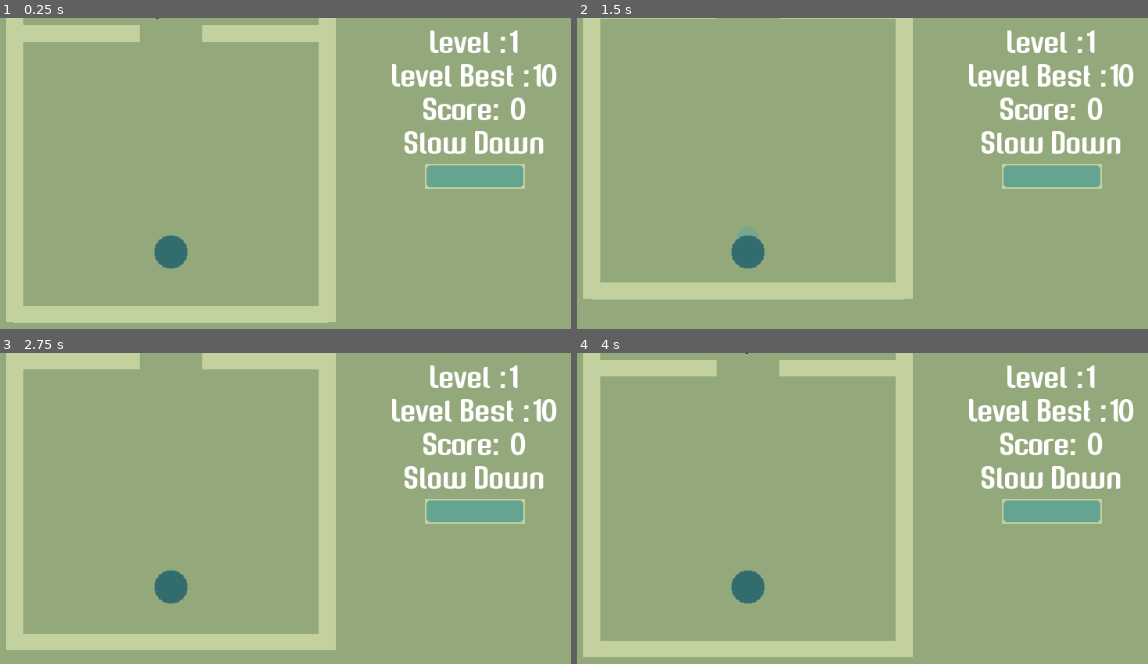
Above: before the commit, frames 1-4 (two rows, left to right).
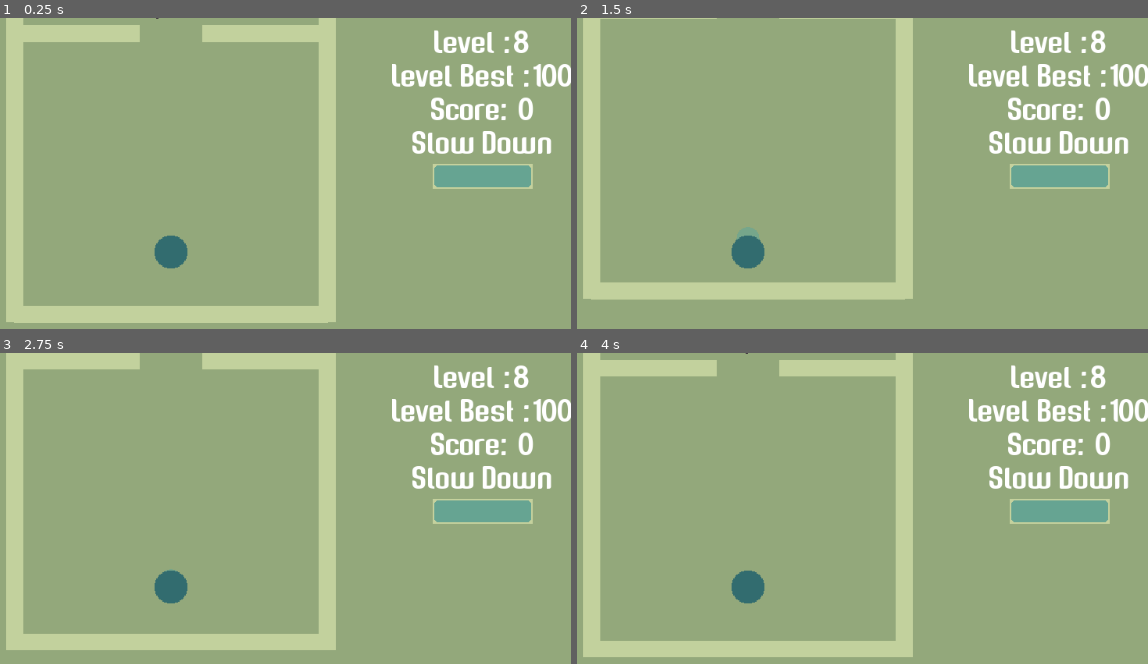
Above: after the commit, the same moments.

Repository: CoderJet/MGJ-2019
Game: Godot game, scene res://src/scenes/world-8.tscn
Two runs of this game, one before a commit and one after it. Both use one fixed random seed, a clock stepped at 60 frames per second and the inputs below. After the commit the project has no main scene; this scene is started directly in both runs.
Inputs (mouse positions are in pixels of both pictures, inside the frame that each line leads up to):
- Up to frame 1 (0.25 s): no input
- Up to frame 2 (1.5 s): move the mouse to (748, 282) at 0.52 s; click (748, 282) at 0.67 s; move the mouse to (588, 276) at 1.27 s; click (588, 276) at 1.42 s
- Up to frame 3 (2.75 s): move the mouse to (251, 483) at 2.02 s; click (251, 483) at 2.17 s
- Up to frame 4 (4 s): tap Enter at 2.75 s; move the mouse to (outside the picture) at 2.77 s; click (outside the picture) at 2.92 s; tap Space at 3.5 s; move the mouse to (988, 657) at 3.52 s; click (988, 657) at 3.67 s

The runs differ from the first frame. In frame 1, 2.6% of the frame differs, in the area x 70-100%, y 3-55%; in frame 2, 2.6%; in frame 3, 2.6%; in frame 4, 2.6%.

Commit message:
More worlds!

Diff:
--- a/project.godot
+++ b/project.godot
@@ -27,16 +27,12 @@
 [application]
 
 config/name="MGJ-2019"
-run/main_scene="res://src/scenes/world-8.tscn"
+run/main_scene="res://src/scenes/world.tscn"
 config/icon="res://icon.png"
 
 [autoload]
 
 globals="*res://src/globals/globals.gd"
-
-[display]
-
-window/size/always_on_top=true
 
 [input]
 
--- a/src/globals/globals.gd
+++ b/src/globals/globals.gd
@@ -7,29 +7,47 @@
 		2 : Level.new(),
 		3 : Level.new(),
 		4 : Level.new(),
-		5 : Level.new()
+		5 : Level.new(),
+		6 : Level.new(),
+		7 : Level.new(),
+		8 : Level.new()
 	}
 
 func _ready() -> void:
 	level_details[1].level_no = 1
-	level_details[1].level_best = 10
+	level_details[1].level_best = 2
 
 	level_details[2].level_no = 2
-	level_details[2].max_dead_eye = 0.5
+	level_details[2].max_dead_eye = 0.3
 	level_details[2].dead_eye_value = level_details[2].max_dead_eye
-	level_details[2].level_best = 100
+	level_details[2].level_best = 3
 
 	level_details[3].level_no = 3
 	level_details[3].max_dead_eye = 0.5
 	level_details[3].dead_eye_value = level_details[3].max_dead_eye
-	level_details[3].level_best = 100
+	level_details[3].level_best = 7
 
 	level_details[4].level_no = 4
 	level_details[4].max_dead_eye = 0.5
 	level_details[4].dead_eye_value = level_details[4].max_dead_eye
-	level_details[4].level_best = 100
+	level_details[4].level_best = 10
 
 	level_details[5].level_no = 5
 	level_details[5].max_dead_eye = 0.5
 	level_details[5].dead_eye_value = level_details[5].max_dead_eye
 	level_details[5].level_best = 100
+
+	level_details[6].level_no = 6
+	level_details[6].max_dead_eye = 0.5
+	level_details[6].dead_eye_value = level_details[6].max_dead_eye
+	level_details[6].level_best = 100
+
+	level_details[7].level_no = 7
+	level_details[7].max_dead_eye = 0.5
+	level_details[7].dead_eye_value = level_details[7].max_dead_eye
+	level_details[7].level_best = 100
+
+	level_details[8].level_no = 8
+	level_details[8].max_dead_eye = 0.5
+	level_details[8].dead_eye_value = level_details[8].max_dead_eye
+	level_details[8].level_best = 100
--- /dev/null
+++ b/src/scenes/World-3.tscn
@@ -0,0 +1,55 @@
+[gd_scene load_steps=3 format=2]
+
+[ext_resource path="res://src/scenes/world-template.tscn" type="PackedScene" id=1]
+[ext_resource path="res://src/obstacle/obstacle.tscn" type="PackedScene" id=2]
+
+[node name="World" instance=ExtResource( 1 )]
+level_no = 3
+
+[node name="CollisionPolygon2D" parent="." index="0"]
+polygon = PoolVector2Array( -410, -200, 410, -200, 410, 470, -410, 470 )
+
+[node name="Obstacles" parent="." index="1"]
+editor/display_folded = true
+
+[node name="Obstacle" parent="Obstacles" index="0" instance=ExtResource( 2 )]
+position = Vector2( -8.18545e-012, -200 )
+scale = Vector2( 26, 0.5 )
+
+[node name="Obstacle5" parent="Obstacles" index="1" instance=ExtResource( 2 )]
+position = Vector2( -80, 0 )
+scale = Vector2( 20, 0.5 )
+
+[node name="Obstacle6" parent="Obstacles" index="2" instance=ExtResource( 2 )]
+position = Vector2( 3.68345e-011, 310 )
+scale = Vector2( 15, 0.5 )
+
+[node name="Obstacle7" parent="Obstacles" index="3" instance=ExtResource( 2 )]
+position = Vector2( 232, 152 )
+rotation = -1.5708
+
+[node name="Obstacle8" parent="Obstacles" index="4" instance=ExtResource( 2 )]
+position = Vector2( -232, 231 )
+rotation = -1.5708
+scale = Vector2( 5, 0.5 )
+
+[node name="Obstacle4" parent="Obstacles" index="5" instance=ExtResource( 2 )]
+position = Vector2( 0, 470 )
+scale = Vector2( 26, 0.5 )
+
+[node name="Obstacle2" parent="Obstacles" index="6" instance=ExtResource( 2 )]
+position = Vector2( 408, 135 )
+rotation = -1.5708
+scale = Vector2( 21, 0.5 )
+
+[node name="Obstacle3" parent="Obstacles" index="7" instance=ExtResource( 2 )]
+position = Vector2( -408, 135 )
+rotation = -1.5708
+scale = Vector2( 21, 0.5 )
+
+[node name="Player" parent="." index="3"]
+position = Vector2( -340.514, -133.244 )
+
+[node name="SceneExit" parent="." index="5"]
+position = Vector2( 149.9, 210.97 )
+scene_to_load = "res://src/scenes/World-4.tscn"
--- /dev/null
+++ b/src/scenes/World-4.tscn
@@ -0,0 +1,62 @@
+[gd_scene load_steps=3 format=2]
+
+[ext_resource path="res://src/scenes/world-template.tscn" type="PackedScene" id=1]
+[ext_resource path="res://src/obstacle/obstacle.tscn" type="PackedScene" id=2]
+
+[node name="World" instance=ExtResource( 1 )]
+level_no = 4
+
+[node name="CollisionPolygon2D" parent="." index="0"]
+polygon = PoolVector2Array( -0.648682, -442.506, 440, 0, 0, 440, -440, 0 )
+
+[node name="Obstacle" parent="Obstacles" index="0" instance=ExtResource( 2 )]
+position = Vector2( -220, -220.65 )
+rotation = -3.92699
+scale = Vector2( 20, 0.5 )
+
+[node name="Obstacle2" parent="Obstacles" index="1" instance=ExtResource( 2 )]
+position = Vector2( 221.623, 220.135 )
+rotation = -3.92699
+scale = Vector2( 20, 0.5 )
+
+[node name="Obstacle5" parent="Obstacles" index="2" instance=ExtResource( 2 )]
+position = Vector2( 59.2686, 177.427 )
+rotation = -3.92699
+scale = Vector2( 14, 0.5 )
+
+[node name="Obstacle6" parent="Obstacles" index="3" instance=ExtResource( 2 )]
+position = Vector2( 66.8132, -62.0288 )
+rotation = -3.92699
+scale = Vector2( 14, 0.5 )
+
+[node name="Obstacle7" parent="Obstacles" index="4" instance=ExtResource( 2 )]
+position = Vector2( -171.187, -47.0288 )
+rotation = -3.92699
+scale = Vector2( 14, 0.5 )
+
+[node name="Obstacle3" parent="Obstacles" index="5" instance=ExtResource( 2 )]
+position = Vector2( -220, 220.65 )
+rotation = 0.785398
+scale = Vector2( 20, 0.5 )
+
+[node name="Obstacle4" parent="Obstacles" index="6" instance=ExtResource( 2 )]
+position = Vector2( 222.105, -221.455 )
+rotation = 0.785398
+scale = Vector2( 20, 0.5 )
+
+[node name="Obstacle8" parent="Obstacles" index="7" instance=ExtResource( 2 )]
+position = Vector2( -169.204, -214.832 )
+rotation = 0.785398
+scale = Vector2( 2.5, 0.5 )
+
+[node name="Obstacle9" parent="Obstacles" index="8" instance=ExtResource( 2 )]
+position = Vector2( -233.282, -42.4542 )
+rotation = 0.785398
+scale = Vector2( 2.5, 0.5 )
+
+[node name="Player" parent="." index="3"]
+position = Vector2( 3.17346, 337.961 )
+
+[node name="SceneExit" parent="." index="5"]
+position = Vector2( -328.441, 0 )
+scene_to_load = "res://src/scenes/World-5.tscn"
--- /dev/null
+++ b/src/scenes/World-5.tscn
@@ -0,0 +1,44 @@
+[gd_scene load_steps=4 format=2]
+
+[ext_resource path="res://src/scenes/world-template.tscn" type="PackedScene" id=1]
+[ext_resource path="res://src/obstacle/obstacle.tscn" type="PackedScene" id=2]
+[ext_resource path="res://src/entities/Enemies/enemy.tscn" type="PackedScene" id=3]
+
+[node name="World" index="0" instance=ExtResource( 1 )]
+level_no = 5
+
+[node name="CollisionPolygon2D" parent="." index="0"]
+polygon = PoolVector2Array( -241.852, -187.507, 230, -190, 230, 270, -240, 270 )
+
+[node name="Obstacle" parent="Obstacles" index="0" instance=ExtResource( 2 )]
+position = Vector2( 0, -190 )
+scale = Vector2( 15, 0.5 )
+
+[node name="Obstacle2" parent="Obstacles" index="1" instance=ExtResource( 2 )]
+position = Vector2( -9.72647, 274.321 )
+scale = Vector2( 15, 0.5 )
+
+[node name="Obstacle3" parent="Obstacles" index="2" instance=ExtResource( 2 )]
+position = Vector2( 231.958, 42.0021 )
+rotation = -1.5708
+scale = Vector2( 15, 0.5 )
+
+[node name="Obstacle4" parent="Obstacles" index="3" instance=ExtResource( 2 )]
+position = Vector2( -242.176, 42.0021 )
+rotation = -1.5708
+scale = Vector2( 15, 0.5 )
+
+[node name="Enemy" parent="Enemies" index="0" instance=ExtResource( 3 )]
+position = Vector2( -190, 50 )
+travel_points = [ Vector2( -190, 50 ), Vector2( 50, -160 ) ]
+
+[node name="Enemy2" parent="Enemies" index="1" instance=ExtResource( 3 )]
+position = Vector2( 190, 50 )
+travel_points = [ Vector2( 190, 50 ), Vector2( -50, 240 ) ]
+
+[node name="Player" parent="." index="3"]
+position = Vector2( -203.627, -149.055 )
+
+[node name="SceneExit" parent="." index="5"]
+position = Vector2( 178.377, 219.917 )
+scene_to_load = "res://src/scenes/World-6.tscn"
--- /dev/null
+++ b/src/scenes/World-6.tscn
@@ -0,0 +1,71 @@
+[gd_scene load_steps=4 format=2]
+
+[ext_resource path="res://src/scenes/world-template.tscn" type="PackedScene" id=1]
+[ext_resource path="res://src/obstacle/obstacle.tscn" type="PackedScene" id=2]
+[ext_resource path="res://src/entities/Enemies/enemy.tscn" type="PackedScene" id=3]
+
+[node name="World" index="0" instance=ExtResource( 1 )]
+level_no = 6
+
+[node name="CollisionPolygon2D" parent="." index="0"]
+polygon = PoolVector2Array( -309.085, -312.595, 312.391, -311.163, 312.391, 310.313, -310, 310 )
+
+[node name="Obstacle" type="StaticBody2D" parent="Obstacles" index="0" instance=ExtResource( 2 )]
+position = Vector2( 0.45961, -311.587 )
+rotation = -3.14159
+scale = Vector2( 20, 0.5 )
+collision_layer = 4
+
+[node name="Obstacle2" type="StaticBody2D" parent="Obstacles" index="1" instance=ExtResource( 2 )]
+position = Vector2( 1.05217, 312.37 )
+rotation = -3.14159
+scale = Vector2( 20, 0.5 )
+collision_layer = 4
+
+[node name="Obstacle5" type="StaticBody2D" parent="Obstacles" index="2" instance=ExtResource( 2 )]
+position = Vector2( -83.5506, 167.369 )
+rotation = -3.14159
+scale = Vector2( 14, 0.5 )
+collision_layer = 4
+
+[node name="Obstacle6" type="StaticBody2D" parent="Obstacles" index="3" instance=ExtResource( 2 )]
+position = Vector2( 91.1051, 3.38308 )
+rotation = -3.14159
+scale = Vector2( 14, 0.5 )
+collision_layer = 4
+
+[node name="Obstacle7" type="StaticBody2D" parent="Obstacles" index="4" instance=ExtResource( 2 )]
+position = Vector2( -87.7931, -154.302 )
+rotation = -3.14159
+scale = Vector2( 14, 0.5 )
+collision_layer = 4
+
+[node name="Obstacle3" type="StaticBody2D" parent="Obstacles" index="5" instance=ExtResource( 2 )]
+position = Vector2( -311.587, 0.45961 )
+rotation = 1.5708
+scale = Vector2( 20, 0.5 )
+collision_layer = 4
+
+[node name="Obstacle4" type="StaticBody2D" parent="Obstacles" index="6" instance=ExtResource( 2 )]
+position = Vector2( 313.644, 0.45961 )
+rotation = 1.5708
+scale = Vector2( 20, 0.5 )
+collision_layer = 4
+
+[node name="Enemy" parent="Enemies" index="0" instance=ExtResource( 3 )]
+position = Vector2( 120, -120 )
+travel_points = [ Vector2( 120, -120 ), Vector2( 280, -120 ) ]
+
+[node name="Enemy2" parent="Enemies" index="1" instance=ExtResource( 3 )]
+position = Vector2( -110, 35 )
+travel_points = [ Vector2( -110, 35 ), Vector2( -280, 35 ) ]
+
+[node name="Enemy3" parent="Enemies" index="2" instance=ExtResource( 3 )]
+position = Vector2( 120, 200 )
+travel_points = [ Vector2( 120, 200 ), Vector2( 280, 200 ) ]
+
+[node name="Player" parent="." index="3"]
+position = Vector2( -246.1, -233.27 )
+
+[node name="SceneExit" parent="." index="5"]
+position = Vector2( -238.181, 240.637 )
--- a/src/scenes/world-1.tscn
+++ b/src/scenes/world-1.tscn
@@ -4,6 +4,7 @@
 [ext_resource path="res://src/obstacle/obstacle.tscn" type="PackedScene" id=2]
 
 [node name="World" index="0" instance=ExtResource( 1 )]
+level_no = 1
 
 [node name="CollisionPolygon2D" parent="." index="0"]
 polygon = PoolVector2Array( -30, -105, 375, -105, 375, 105, -30, 105 )
@@ -31,3 +32,4 @@
 
 [node name="SceneExit" parent="." index="5"]
 position = Vector2( 330, 0 )
+scene_to_load = "res://src/scenes/world-2.tscn"
--- a/src/scenes/world-2.tscn
+++ b/src/scenes/world-2.tscn
@@ -3,7 +3,7 @@
 [ext_resource path="res://src/scenes/world-template.tscn" type="PackedScene" id=1]
 [ext_resource path="res://src/obstacle/obstacle.tscn" type="PackedScene" id=2]
 
-[node name="World" index="0" instance=ExtResource( 1 )]
+[node name="World" instance=ExtResource( 1 )]
 
 [node name="CollisionPolygon2D" parent="." index="0"]
 visible = false
@@ -52,3 +52,4 @@
 
 [node name="SceneExit" parent="." index="5"]
 position = Vector2( 435, 255 )
+scene_to_load = "res://src/scenes/World-3.tscn"
--- a/src/scenes/world-8.tscn
+++ b/src/scenes/world-8.tscn
@@ -13,6 +13,7 @@
 monitorable = false
 collision_mask = 0
 script = ExtResource( 1 )
+level_no = 8
 
 [node name="CollisionPolygon2D" type="CollisionPolygon2D" parent="."]
 visible = false
--- a/src/ui/level_details.gd
+++ b/src/ui/level_details.gd
@@ -12,6 +12,7 @@
 
 func _ready() -> void:
 	current_level = get_parent().get_parent().level_no
+	level_best = globals.level_details[current_level].level_best
 	print("Current Level: " + String(current_level))
 
 	level_val.text = String(current_level)
